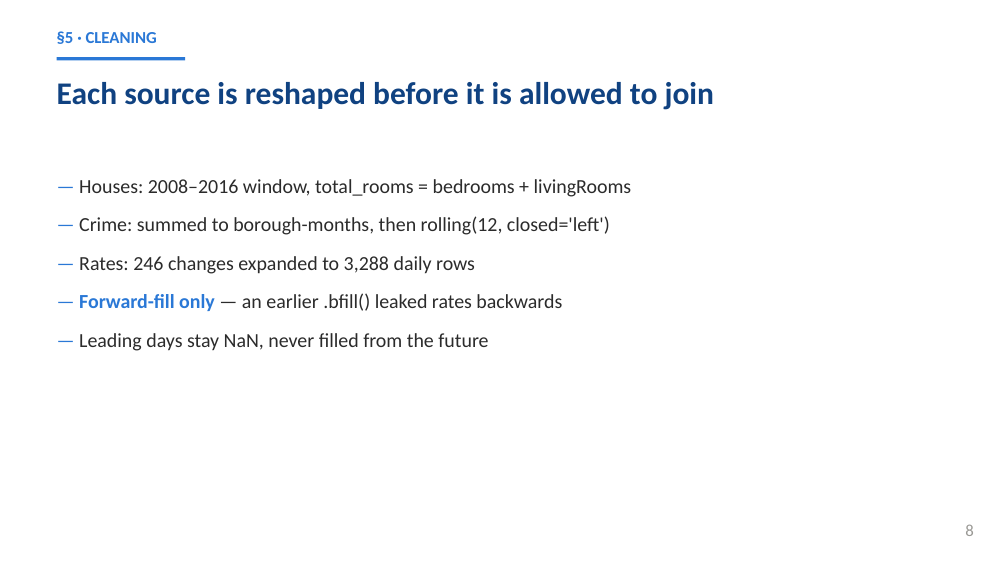
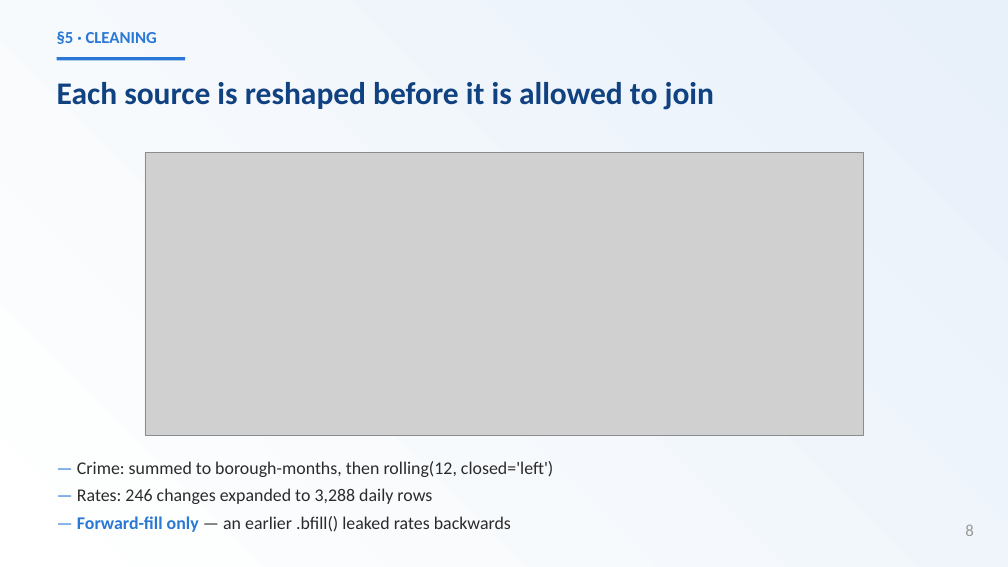
Before and after one commit to GiladAviv/LondonFlipFinder, a slide deck: slide 8 of presentation.pptx. Drawn at 1008x567 pixels with LibreOffice and Linux fonts; fonts in the diff are those of the drawing; grey boxes stand for pictures. Boxes give left, top, right and bottom in pixels: in the first picture for what was removed or moved away, otherwise in the second. Text is boxed around its words. In the diff, an @@ line names an element or a change of style, - is before the commit and + after.

```diff
--- a/presentation.pptx
+++ b/presentation.pptx
@@ rectangle added at [0, 0, 1008, 567], fill gradient #FFFFFF to #E8F0F9 @@
@@ text at [79, 179, 632, 197]: paragraph removed @@
-— Houses: 2008–2016 window, total_rooms = bedrooms + livingRooms
@@ picture added at [145, 153, 864, 436] @@
@@ text at [79, 333, 488, 351]: paragraph removed @@
-— Leading days stay NaN, never filled from the future
@@ text "— Crime: summed to borough-months, ...": place and size @@
-text "— Crime: summed to borough-months, ..." at [79, 179, 632, 351]
+text "— Crime: summed to borough-months, ..." at [77, 461, 553, 532]
@@ text "— Crime: summed to borough-months, ..." at [77, 461, 553, 532]: size 19 to 17 pt; less space between paragraphs @@
```
Also in this commit, not shown: 47 other slides changed, 7 other files.
